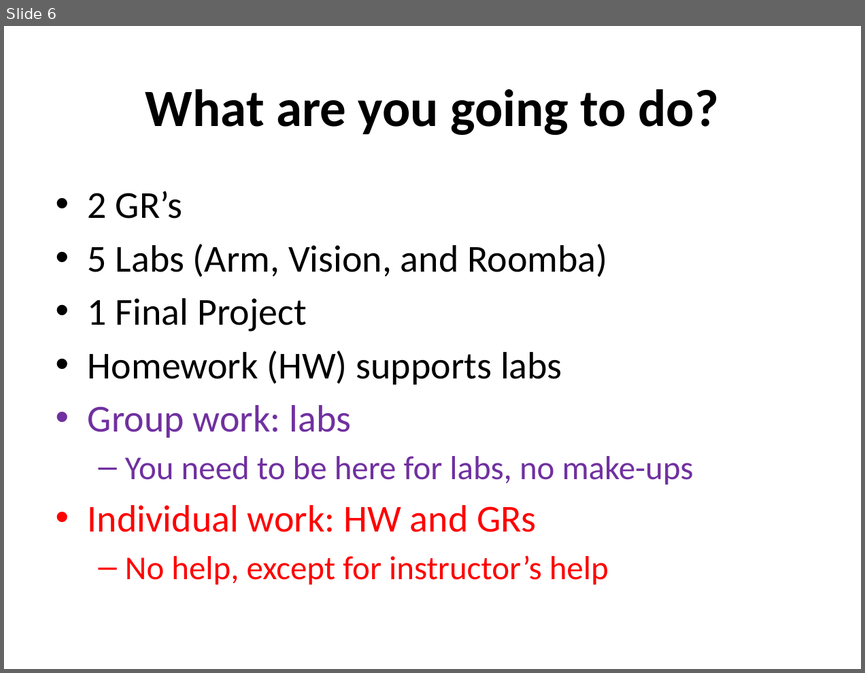
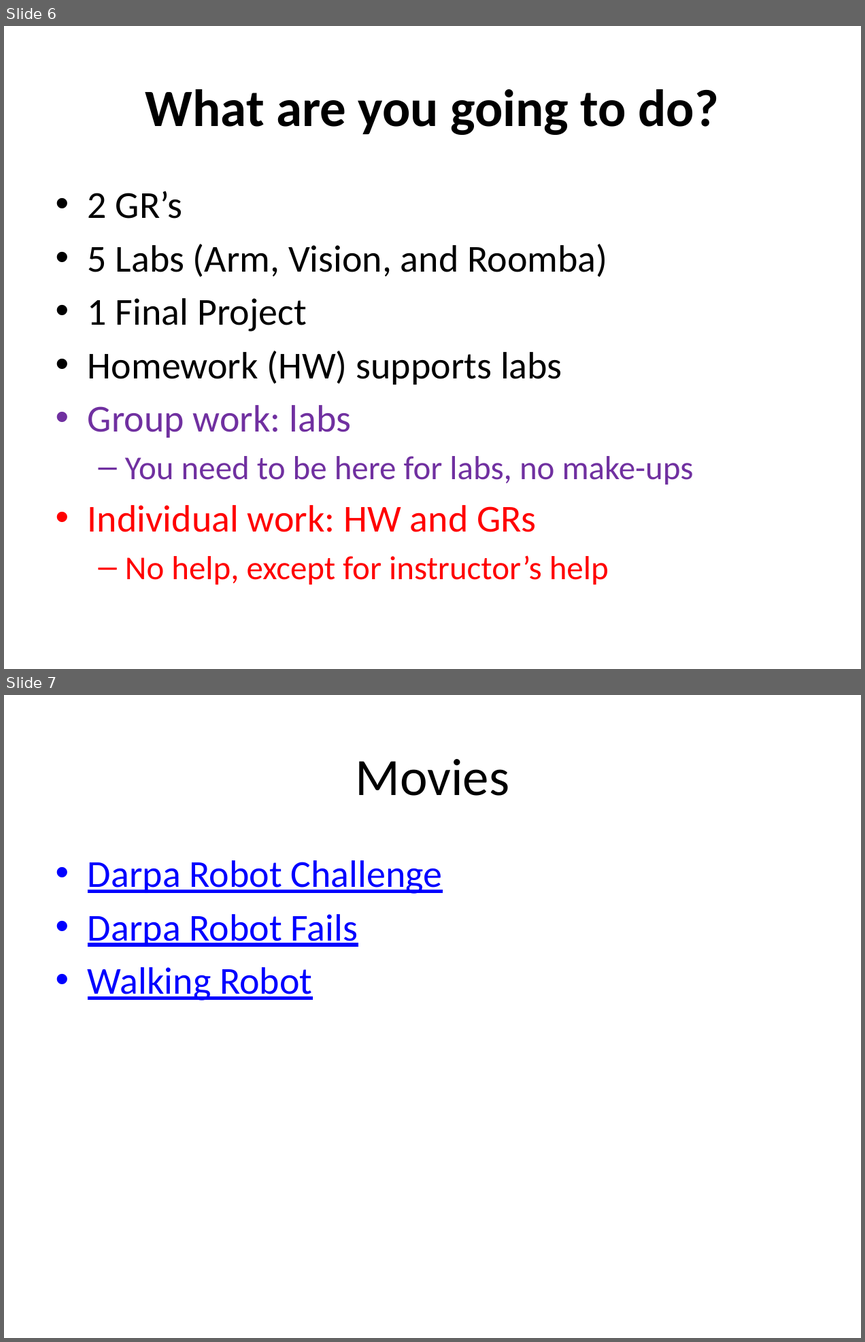
Before and after one commit to MarsUniversity/ece387-robotics, a slide deck: website/block_1_basics/lsn1/lsn1.pptx. Shown one above the other, each under a label of ours: slide 6 before the commit, slides 6 and 7 after it. The pictures are 865x673 and 865x1342 pixels, drawn with LibreOffice and Linux fonts; fonts in the diff are those of the drawing. Boxes give left, top, right and bottom in pixels: in the first picture for what was removed or moved away, otherwise in the second. Text is boxed around its words. In the diff, an @@ line names an element or a change of style, - is before the commit and + after.

```diff
--- a/website/block_1_basics/lsn1/lsn1.pptx
+++ b/website/block_1_basics/lsn1/lsn1.pptx
@@ slide 7 added at [4, 695, 861, 1338], background #FFFFFF @@
@@ title added at [355, 759, 509, 796], 44 pt, text #000000 @@
+Movies
@@ text added at [88, 860, 443, 1000], 32 pt, text #0000FF, underline @@
+• Darpa Robot Challenge
+• Darpa Robot Fails
+• Walking Robot
```
Also in this commit, not shown: 17 other files.
